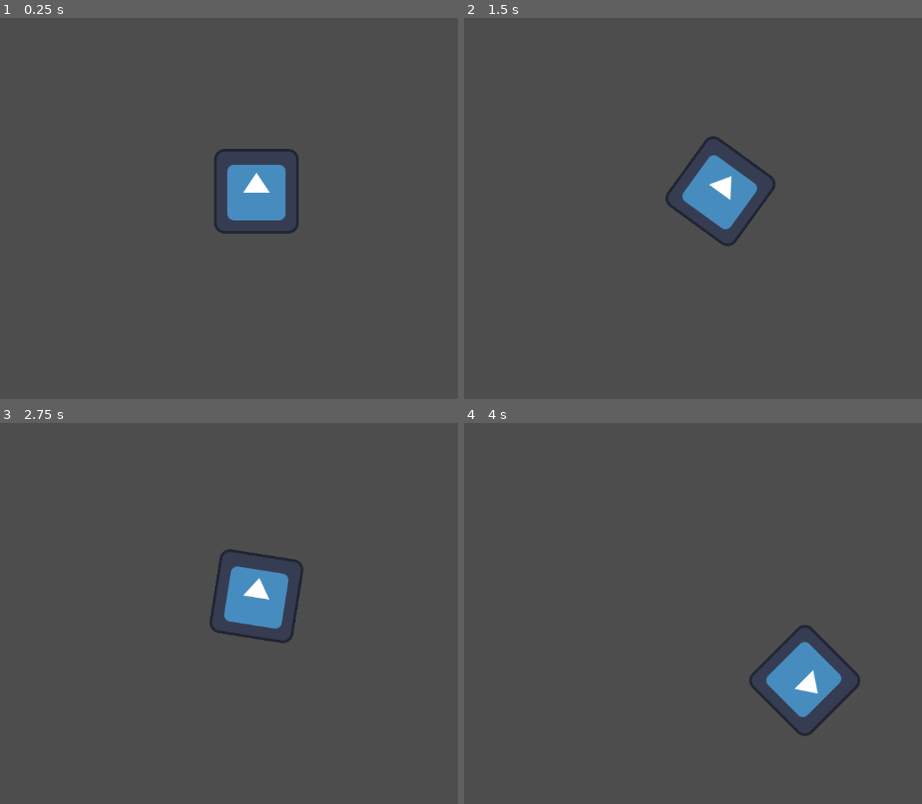
Above: before the commit, frames 1-4 (two rows, left to right).
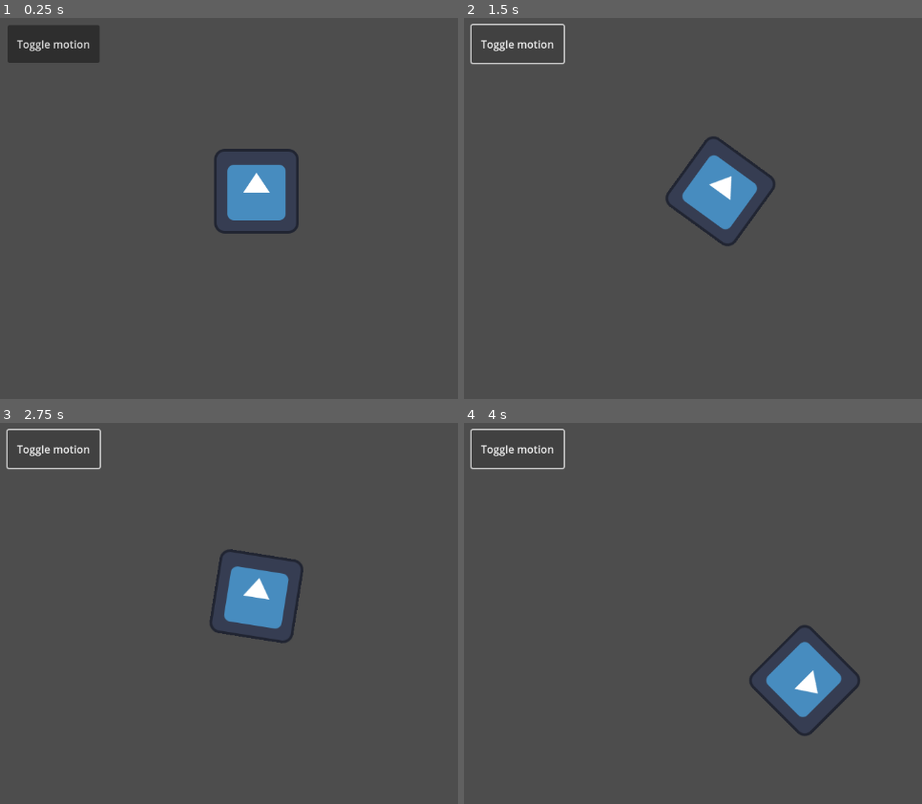
Above: after the commit, the same moments.

Repository: slinkp/godot-scripts-tutorial
Game: Godot game, scene res://node_2d.tscn
Two runs of this game, one before a commit and one after it. Both use one fixed random seed, a clock stepped at 60 frames per second and the inputs below. The engine's default icon, where the game draws it, is replaced by a stand-in: a white triangle on a blue panel in a dark square.
Inputs (mouse positions are in pixels of both pictures, inside the frame that each line leads up to):
- Up to frame 1 (0.25 s): no input
- Up to frame 2 (1.5 s): click (518, 44) at 0.5 s, where only the run after the commit has a clickable "Toggle motion"; tap Enter at 1.25 s; hold Right (ui_right) from 1.28 s (still down)
- Up to frame 3 (2.75 s): release Right (ui_right) at 2.03 s; hold Left (ui_left) from 2.03 s (still down)
- Up to frame 4 (4 s): release Left (ui_left) at 2.78 s; hold Right (ui_right) 2.78-3.53 s; hold Up (ui_up) from 3.53 s (still down)

The runs differ from the first frame. In frame 1, 1.9% of the frame differs, in the area x 1-22%, y 2-12%; in frame 2, 0.5%; in frame 3, 0.5%; in frame 4, 0.5%.

Commit message:
Scene setup done: Added button. Appears, clickable, does nothing

Diff:
--- a/node_2d.tscn
+++ b/node_2d.tscn
@@ -5,3 +5,10 @@
 [node name="Node2D" type="Node2D"]
 
 [node name="Sprite2D" parent="." instance=ExtResource("1_sk8ae")]
+
+[node name="Button" type="Button" parent="."]
+offset_left = 199.0
+offset_top = 83.0
+offset_right = 338.0
+offset_bottom = 140.0
+text = "Toggle motion"
